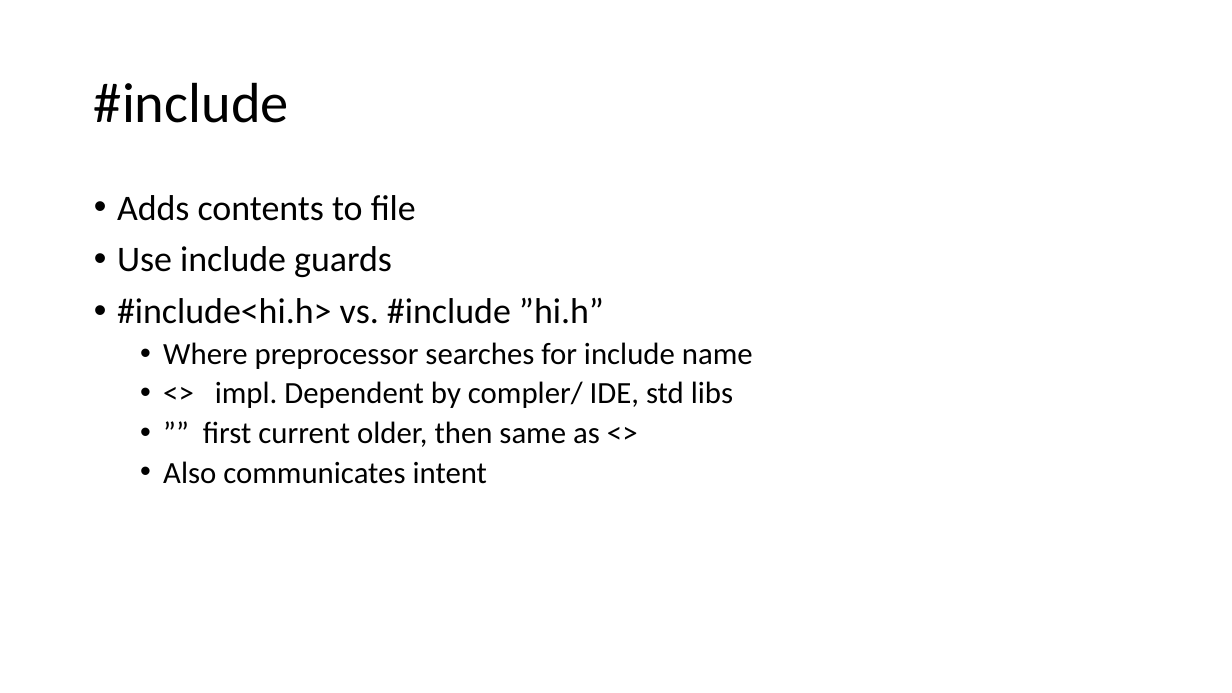
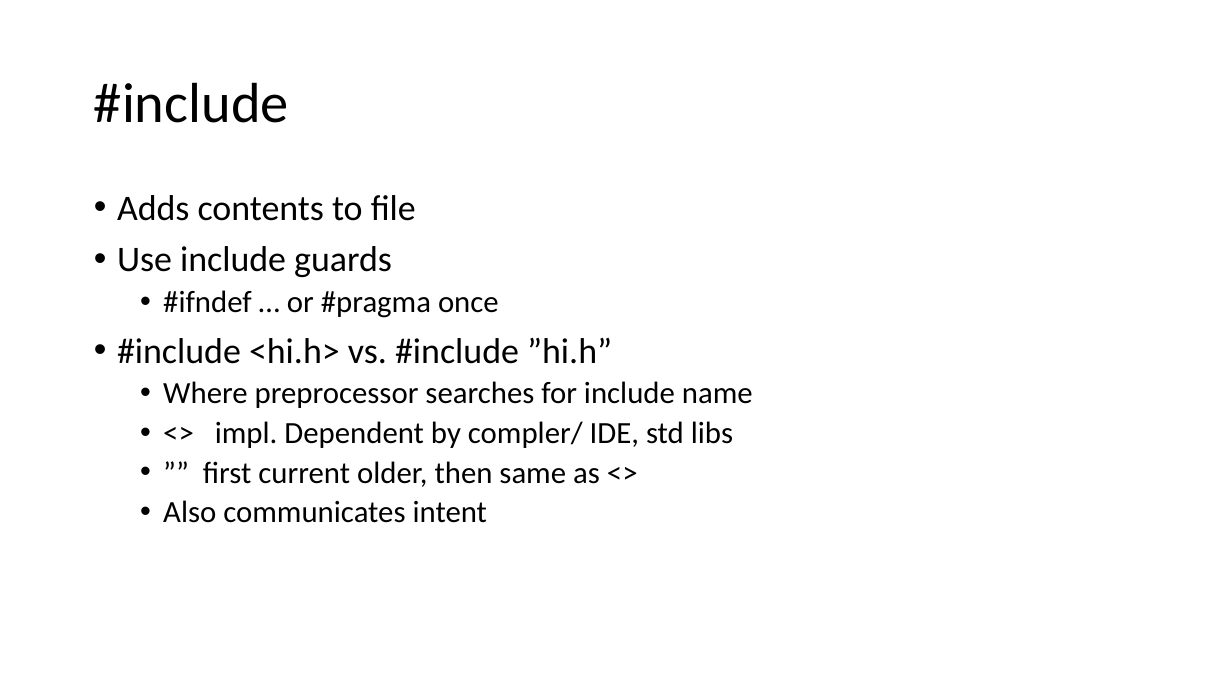
Before and after one commit to joelbygger/c_talk, a slide deck: slide 12 of presentation.pptx. Drawn at 1232x693 pixels with LibreOffice and Linux fonts; fonts in the diff are those of the drawing. Boxes give left, top, right and bottom in pixels: in the first picture for what was removed or moved away, otherwise in the second. Text is boxed around its words. In the diff, an @@ line names an element or a change of style, - is before the commit and + after.

```diff
--- a/presentation.pptx
+++ b/presentation.pptx
@@ text at box(117, 290, 612, 364): text changed @@
-• #include<hi.h> vs. #include ”hi.h”
+  • #ifndef … or #pragma once
+• #include <hi.h> vs. #include ”hi.h”
```
Also in this commit, not shown: 5 other slides changed, 3 slides added, 5 other files.
